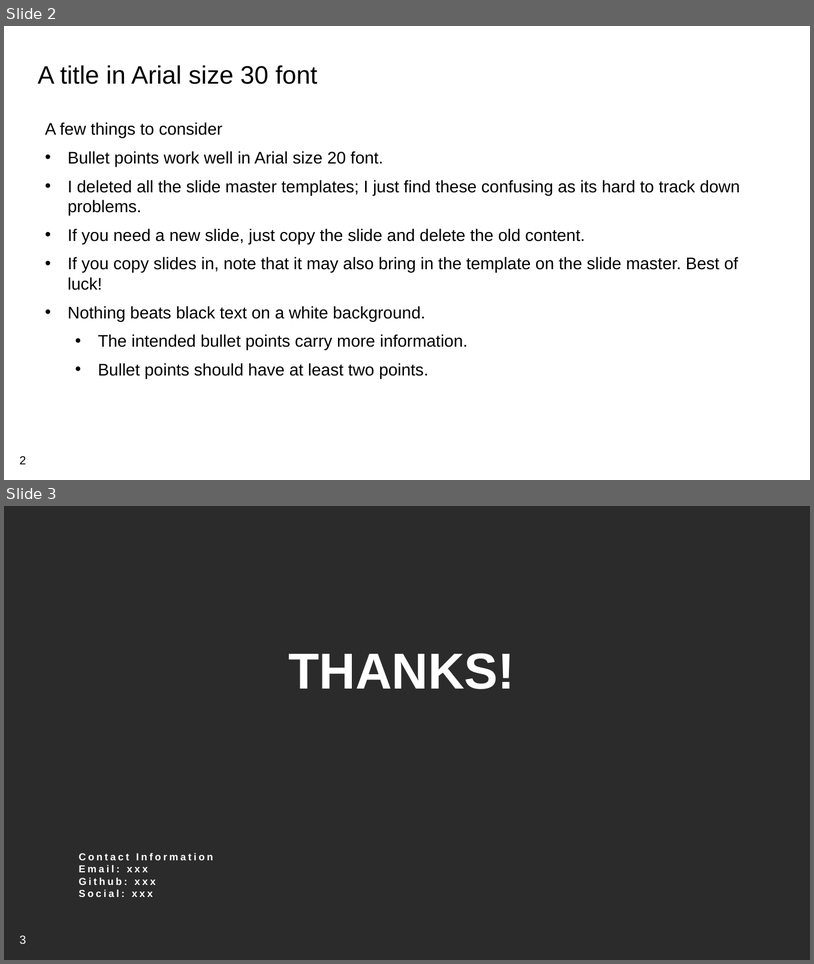
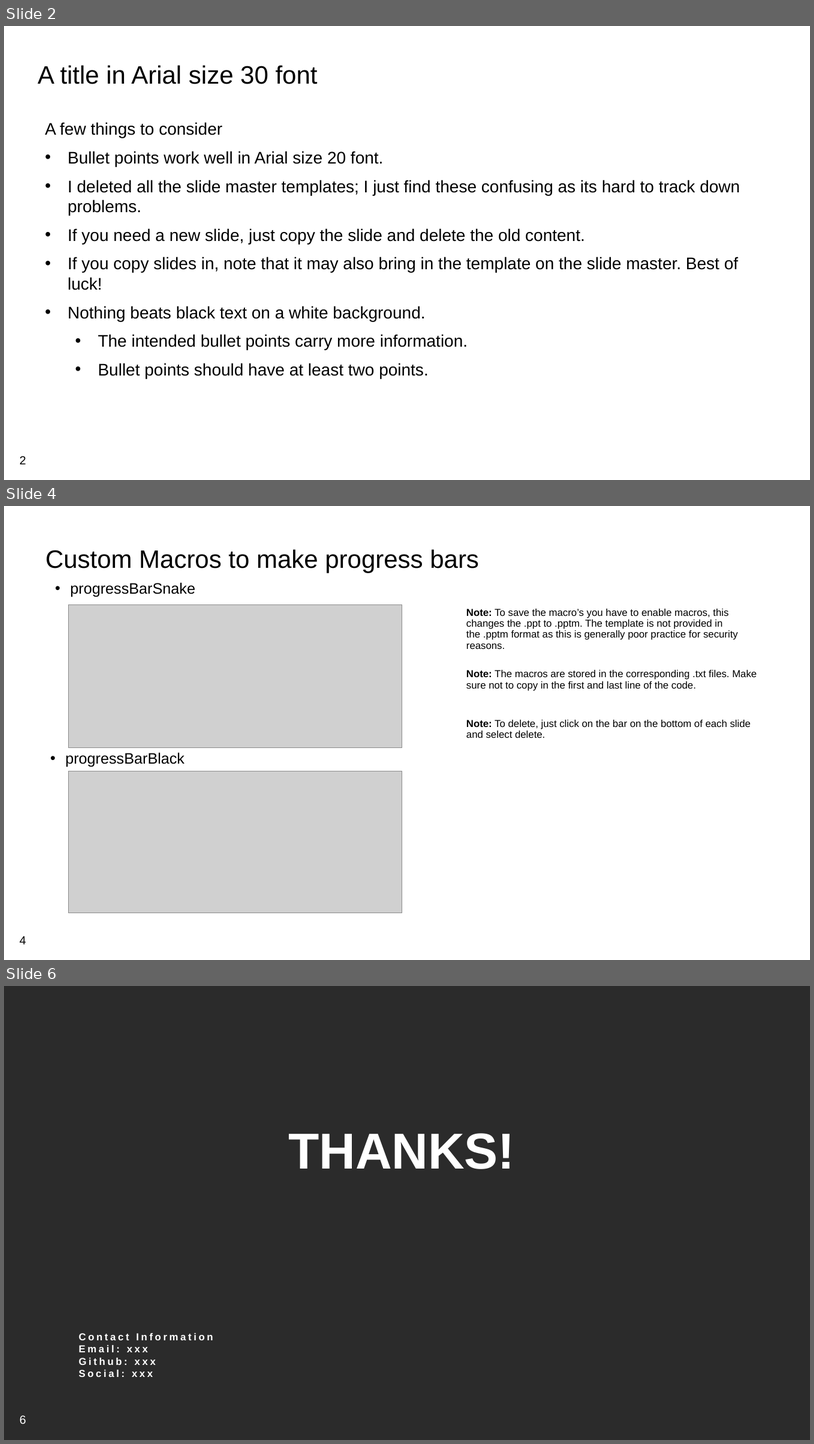
Before and after one commit to ARTS-Laboratory/ARTS-Lab-Branding, a slide deck: PowerPoint/ARTS-Lab_UofSC_slide_template.pptx. Shown one above the other, each under a label of ours: slides 2 and 3 before the commit, slides 2, 4 and 6 after it; the slides between them are not shown. The pictures are 814x964 and 814x1444 pixels, drawn with LibreOffice and Linux fonts; fonts in the diff are those of the drawing; grey boxes stand for pictures; background and template pictures are left out; a plain dark background stands for a picture behind light text. Boxes give left, top, right and bottom in pixels: in the first picture for what was removed or moved away, otherwise in the second. Text is boxed around its words. In the diff, an @@ line names an element or a change of style, - is before the commit and + after.

```diff
--- a/PowerPoint/ARTS-Lab_UofSC_slide_template.pptx
+++ b/PowerPoint/ARTS-Lab_UofSC_slide_template.pptx
@@ slide 4 added at (4, 506, 810, 960), background picture (left out); not listed: 1 template element that a slide beside it also shows @@
@@ text added at (45, 549, 479, 573), 30 pt, text #000000 @@
+Custom Macros to make progress bars
@@ text added at (70, 582, 195, 597), 18 pt, text #000000 @@
+• progressBarSnake
@@ picture added at (69, 604, 402, 748) @@
@@ text added at (467, 609, 738, 649), 12 pt, text #000000 @@
+Note: To save the macro’s you have to enable macros, this changes the .ppt to .pptm. The template is not provided in the .pptm format as this is generally poor practice for security reasons.
@@ text added at (467, 670, 757, 691), 12 pt, text #000000 @@
+Note: The macros are stored in the corresponding .txt files. Make sure not to copy in the first and last line of the code.
@@ text added at (467, 720, 751, 738), 12 pt, text #000000 @@
+Note: To delete, just click on the bar on the bottom of each slide and select delete.
@@ text added at (65, 752, 185, 767), 18 pt, text #000000 @@
+• progressBarBlack
@@ picture added at (69, 771, 402, 913) @@
@@ what was slide 3 is now slide 6 @@
@@ page number at (20, 1415, 26, 1423): text changed @@
-3
+6
```
Also in this commit, not shown: 1 slide changed, 2 other slides added, 1 other file.
